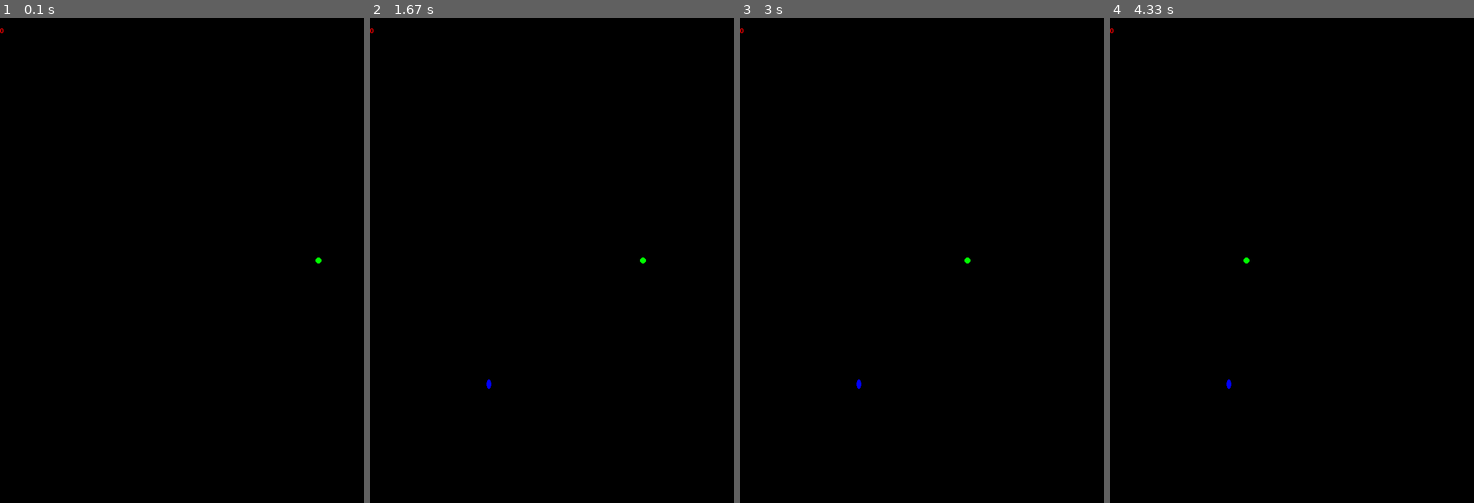
Above: before the commit, frames 1-4 (left to right).
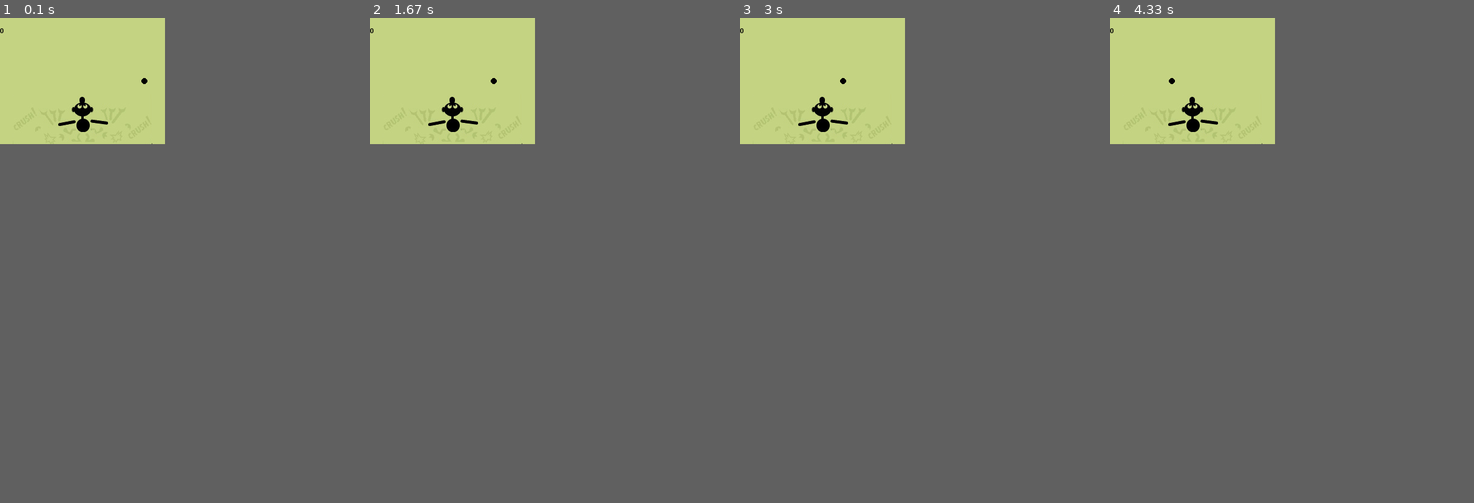
Above: after the commit, the same moments.

Repository: b0ggyb33/mrgameandwatch
Game: pygame game, started from pygameInterface.py
The game is run twice, just before and just after one commit, with the same random seed, the same clock (stepped at 60 frames per second) and the same inputs. The source is Python 2; it was converted automatically to run under Python 3.
Inputs:
- Up to frame 1 (0.1 s): no input
- Up to frame 2 (1.67 s): hold Right 0.33-0.8 s
- Up to frame 3 (3 s): no input
- Up to frame 4 (4.33 s): no input
In our replay, the window is 600x800 before the commit and 272x208 after it. These sizes can differ from the game's own. Grey fills any space a smaller window leaves; there, only what the larger window draws over its background counts as a difference.

The runs differ from the first frame. In frame 1, 12% of the frame differs, in the area x 0-89%, y 0-51%; in frame 2, 12%, in the area x 0-76%, y 0-77%; in frame 3, 12%; in frame 4, 12%.

Commit message:
begun adding graphics

Diff:
--- a/pygameInterface.py
+++ b/pygameInterface.py
@@ -15,7 +15,7 @@
 
         self.world = World.World()
 
-        self.renderer = renderer.Renderer(self.world,600, 800)
+        self.renderer = renderer.Renderer(self.world,272, 208)
 
         clock = pygame.time.Clock()
         done=False
--- a/renderer.py
+++ b/renderer.py
@@ -1,6 +1,9 @@
 import pygame
 import pygame.gfxdraw,pygame.rect
+import os
 import World
+BLACK = (0,0,0)
+BCKGRND = (196,211,130)
 
 class Renderer(object):
     """Handles all GUI related stuff"""
@@ -21,11 +24,12 @@
         self.screen = pygame.display.set_mode((width, height))
         pygame.display.set_caption("MrGameAndWatch")
 
-        self.ballColour=(0,255,0)
+        self.ballColour=BLACK
         self.ballRadius=5
-        self.mgwColour=(0,0,255)
-        self.mgwWidth=16
-        self.mgwHeight=8
+        self.mgwColour=BLACK
+
+        self.mgwImage = pygame.image.load(os.path.join("art","mrGameAndWatch.png"))
+
         self.surface = pygame.Surface(self.screen.get_size())
 
         self.positions={}
@@ -42,7 +46,7 @@
         return True
 
     def draw(self):
-        self.surface.fill((0,0,0))
+        self.surface.fill(BCKGRND)
         self.renderScore()
         self.renderBalls()
         self.renderMGW()
@@ -56,7 +60,7 @@
 
         string = str(self.world.score)
         position=(position[0],position[1]+fontSize)
-        self.surface.blit(font.render(string,True,(255,0,0)),position)
+        self.surface.blit(font.render(string,True,BLACK),position)
 
     def renderBalls(self):
         for ball in self.world.balls:
@@ -66,5 +70,5 @@
 
     def renderMGW(self):
         mgw = self.world.mgw
-        location=pygame.rect.Rect(int(mgw.position *self.width/float(len(World.positions))) - self.mgwWidth/2 , 3*self.height/4 - self.mgwHeight/2,self.mgwHeight,self.mgwWidth)
-        pygame.draw.ellipse(self.surface,self.mgwColour,location)
+
+        self.surface.blit(self.mgwImage,(self.width/2 - self.mgwImage.get_width()/2,self.height - self.mgwImage.get_height()))
Binary file added: art/mrGameAndWatch.png
Not shown, added: art/mrGameAndWatch.xcf
